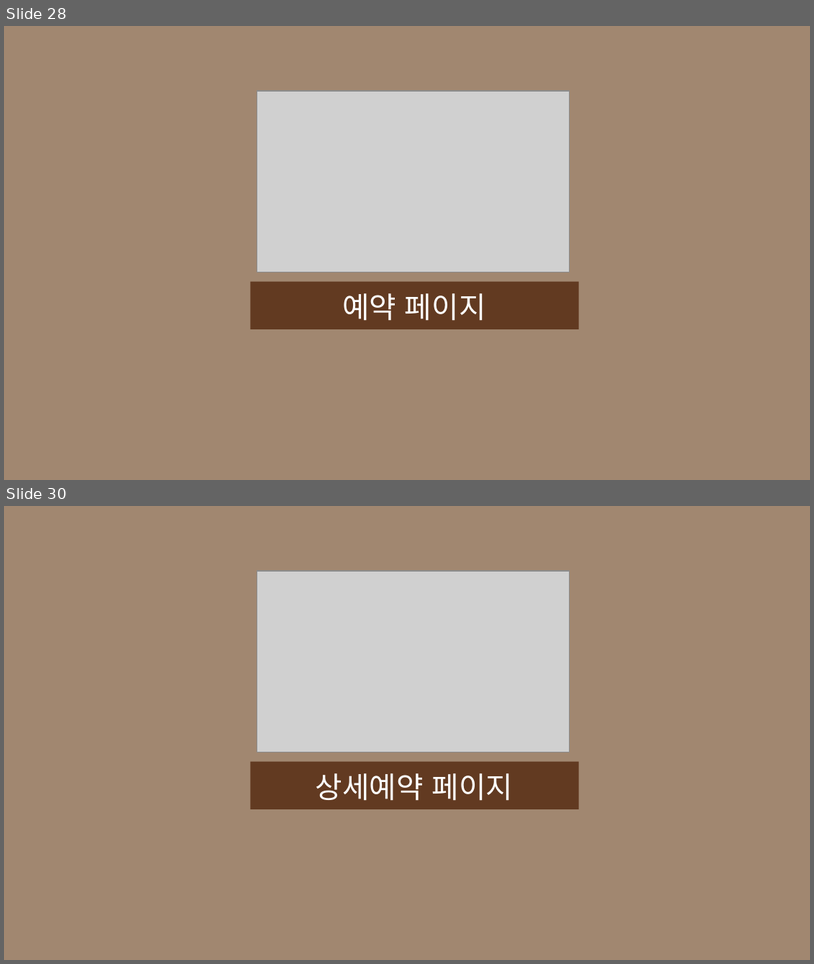
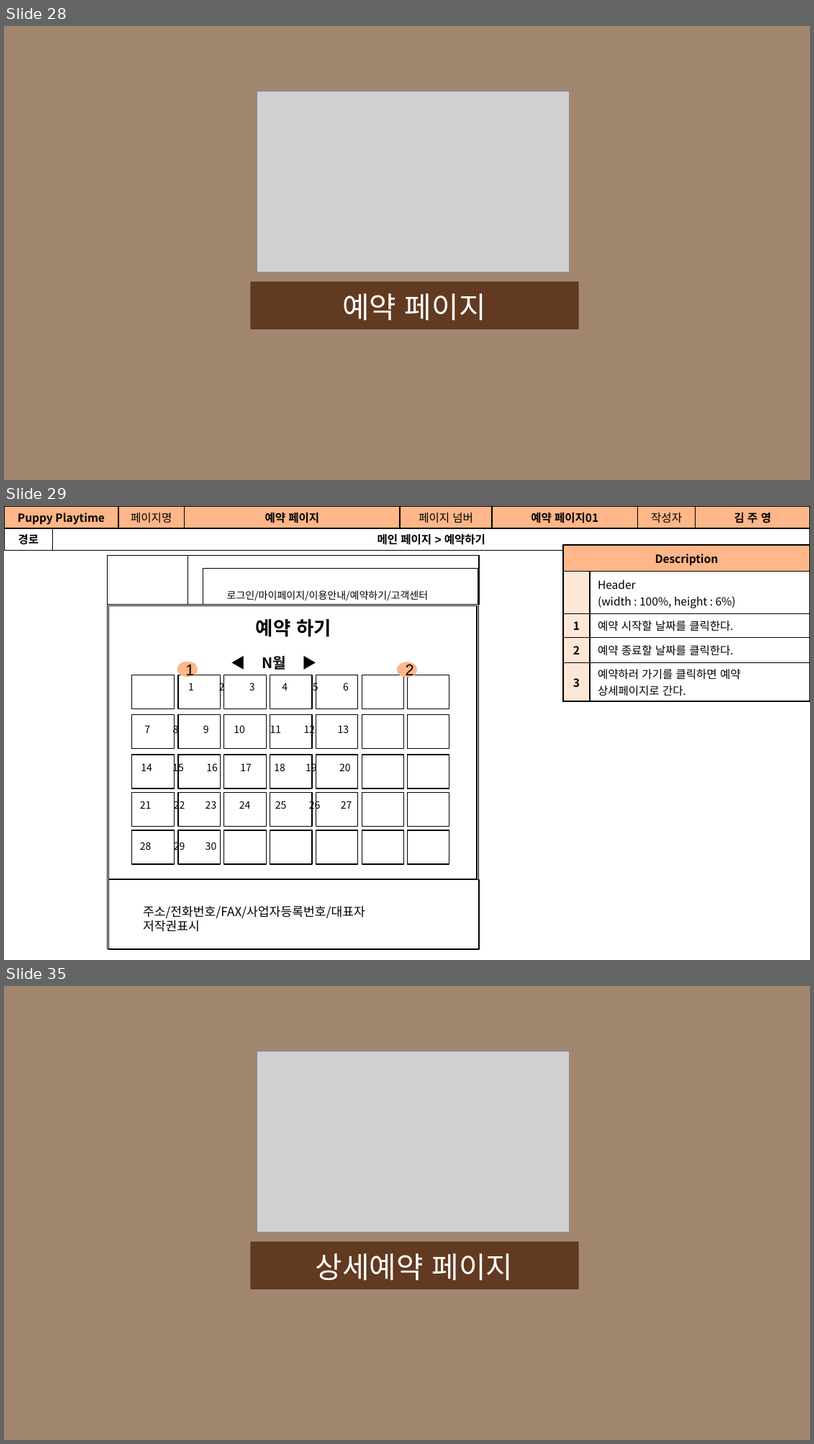
Before and after one commit to Jogging-Kim-Chaebak/PuppyPlaytime, a slide deck: 프로젝트 산출물/9. 스토리보드/Puppy Playtime 사용자 스토리보드.pptx. Shown one above the other, each under a label of ours: slides 28 and 30 before the commit, slides 28, 29 and 35 after it; the slides between them are not shown. The pictures are 814x964 and 814x1444 pixels, drawn with LibreOffice and Linux fonts; fonts in the diff are those of the drawing; grey boxes stand for pictures. Boxes give left, top, right and bottom in pixels: in the first picture for what was removed or moved away, otherwise in the second. Text is boxed around its words. In the diff, an @@ line names an element or a change of style, - is before the commit and + after.

```diff
--- a/프로젝트 산출물/9. 스토리보드/Puppy Playtime 사용자 스토리보드.pptx
+++ b/프로젝트 산출물/9. 스토리보드/Puppy Playtime 사용자 스토리보드.pptx
@@ slide 29 added at (x1=4, y1=506, x2=810, y2=960), background #FFFFFF @@
@@ table added at (x1=4, y1=506, x2=810, y2=548), 2 rows, 8 columns @@
+Puppy Playtime |  | 페이지명 | 예약 페이지 | 페이지 넘버 | 예약 페이지01 | 작성자 | 김 주 영
+경로 | 메인 페이지 > 예약하기 |  |  |  |  |  | 
@@ text added at (x1=12, y1=510, x2=129, y2=525), 10 pt, text #000000, bold @@
+공간(오피스) 대여 시스템
@@ table added at (x1=563, y1=545, x2=810, y2=699), 5 rows, 2 columns @@
+Description | 
+ | Header / (width : 100%, height : 6%)
+1 | 예약 시작할 날짜를 클릭한다.
+2 | 예약 종료할 날짜를 클릭한다.
+3 | 예약하러 가기를 클릭하면 예약 상세페이지로 간다.
@@ group added at (x1=107, y1=555, x2=479, y2=949): 5 rectangles, 2 texts @@
+로그인/마이페이지/이용안내/예약하기/고객센터
+주소/전화번호/FAX/사업자등록번호/대표자
+저작권표시
@@ ellipse added at (x1=178, y1=662, x2=196, y2=675), fill #FFB689, outline #FFB689 2 pt, 14 pt, text #000000 @@
+1
@@ group added at (x1=109, y1=606, x2=477, y2=880): 36 rectangles, 7 texts, 1 ellipse @@
+예약 하기
+1 2 3 4 5 6
+7 8 9 10 11 12 13
+14 15 16 17 18 19 20
+21 22 23 24 25 26 27
+28 29 30
+◀ N월 ▶
+2
@@ what was slide 30 is now slide 35 @@
```
Also in this commit, not shown: 15 slides changed, 8 other slides added, 1 slide removed, 1 other file.
